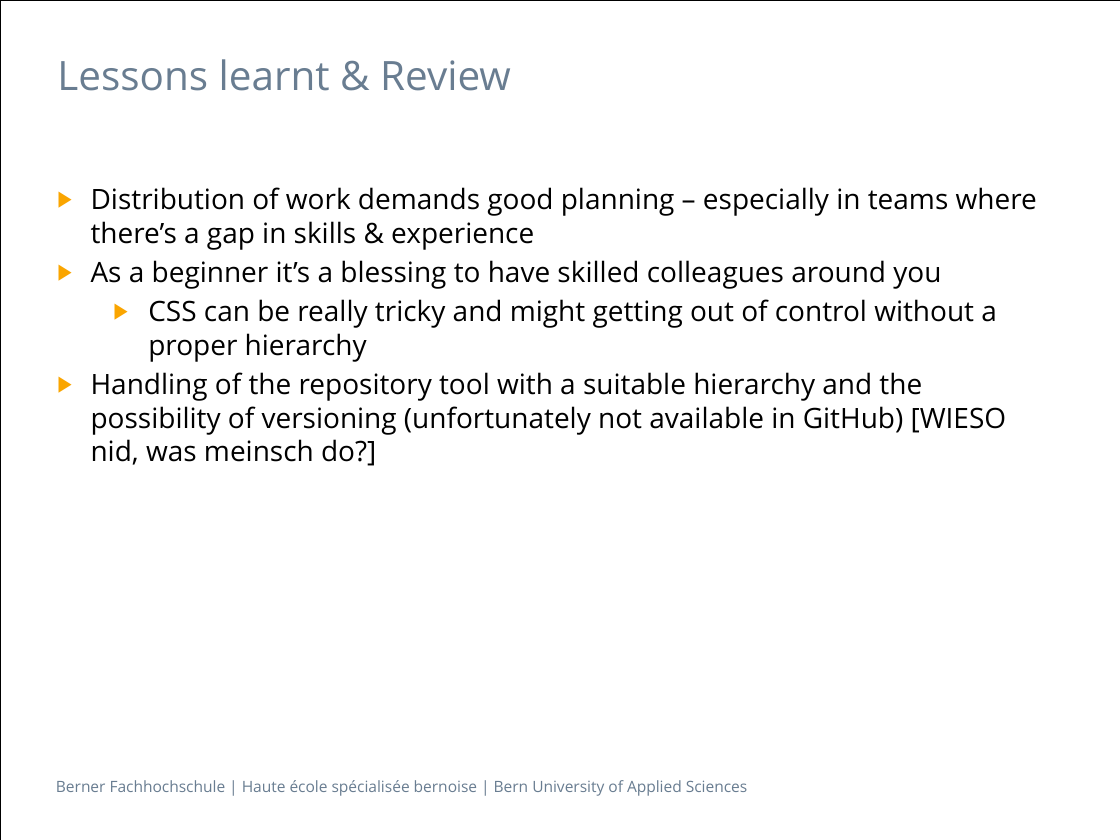
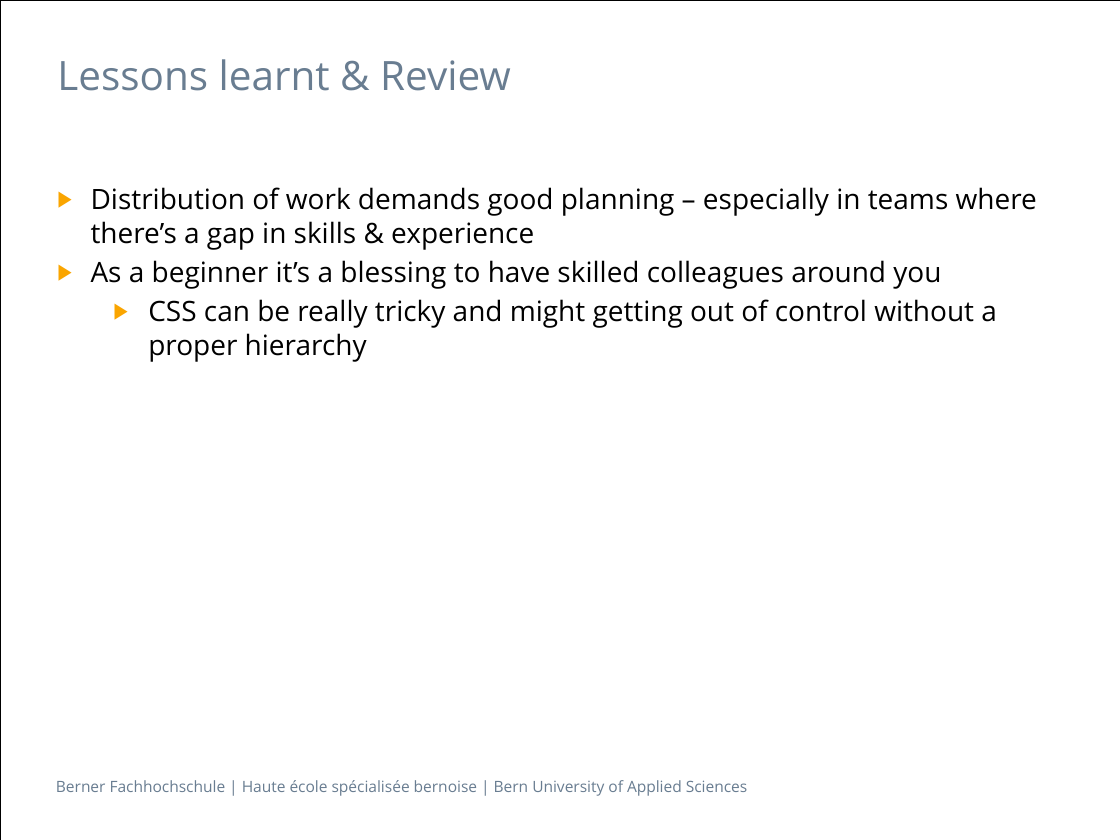
Before and after one commit to Makae/ch.bfh.bti7054.w2014.q.groot, a slide deck: slide 11 of trunk/doc/Presentation.pptx. Drawn at 1120x840 pixels with LibreOffice and Linux fonts; fonts in the diff are those of the drawing. Boxes give left, top, right and bottom in pixels: in the first picture for what was removed or moved away, otherwise in the second. Text is boxed around its words. In the diff, an @@ line names an element or a change of style, - is before the commit and + after.

Commit message:
fs

```diff
--- a/trunk/doc/Presentation.pptx
+++ b/trunk/doc/Presentation.pptx
@@ text at [91, 372, 1007, 466]: paragraph removed @@
-▶ Handling of the repository tool with a suitable hierarchy and the possibility of versioning (unfortunately not available in GitHub) [WIESO nid, was meinsch do?]
```
